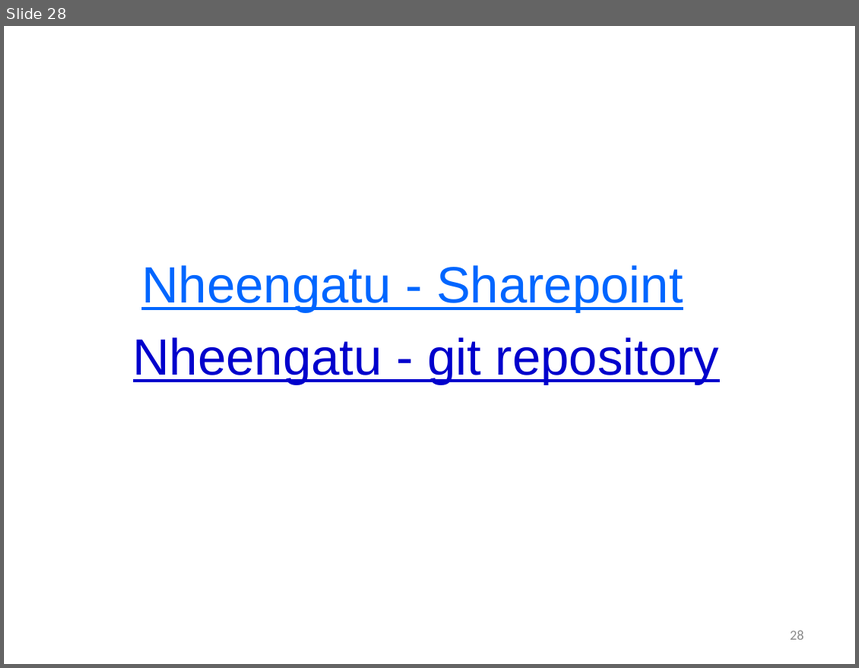
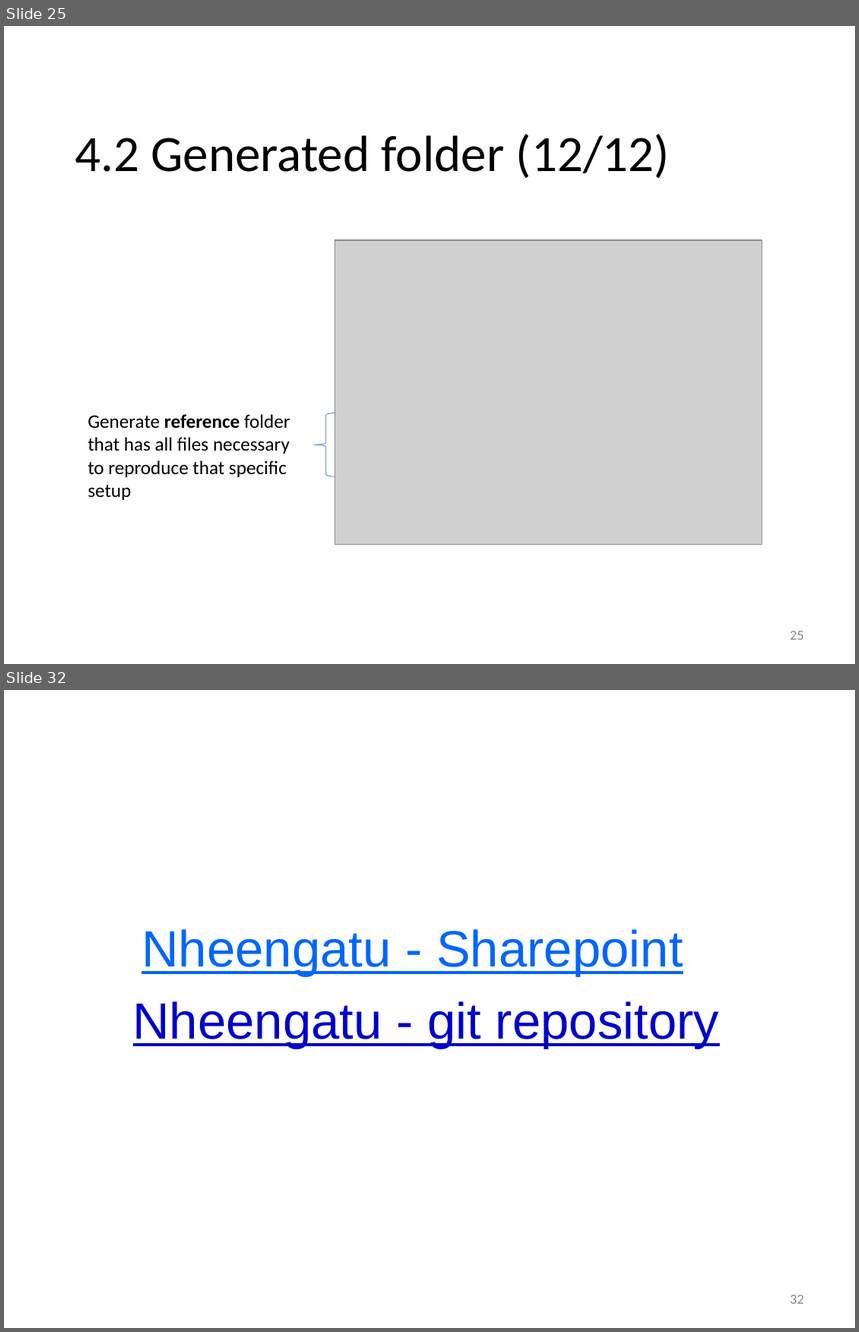
Before and after one commit to lnls-sol/project-nheengatu, a slide deck: docs/CRIO-EPICs-integration.odp. Shown one above the other, each under a label of ours: slide 28 before the commit, slides 25 and 32 after it; the slides between them are not shown. The pictures are 859x668 and 859x1332 pixels, drawn with LibreOffice and Linux fonts; fonts in the diff are those of the drawing; grey boxes stand for pictures; background and template pictures are left out. Boxes give left, top, right and bottom in pixels: in the first picture for what was removed or moved away, otherwise in the second. Text is boxed around its words. In the diff, an @@ line names an element or a change of style, - is before the commit and + after.

```diff
--- a/docs/CRIO-EPICs-integration.odp
+++ b/docs/CRIO-EPICs-integration.odp
@@ slide 25 added at (4,26,855,664), background picture (left out) @@
@@ text added at (75,134,670,178), 48 pt, text #000000 @@
+4.2 Generated folder (12/12)
@@ picture added at (335,240,762,545) @@
@@ text added at (88,414,291,500), 18 pt, text #000000 @@
+Generate reference folder that has all files necessary to reproduce that specific setup
@@ left brace added at (314,414,338,477), outline #4472C4 0.51 pt @@
@@ page number added at (790,631,804,640), 13 pt, text #898989 @@
+25
@@ what was slide 28 is now slide 32 @@
@@ page number at (790,1295,804,1304): text changed @@
-28
+32
```
Also in this commit, not shown: 15 slides changed, 4 other slides added, 1 slide removed, 1 other file.
